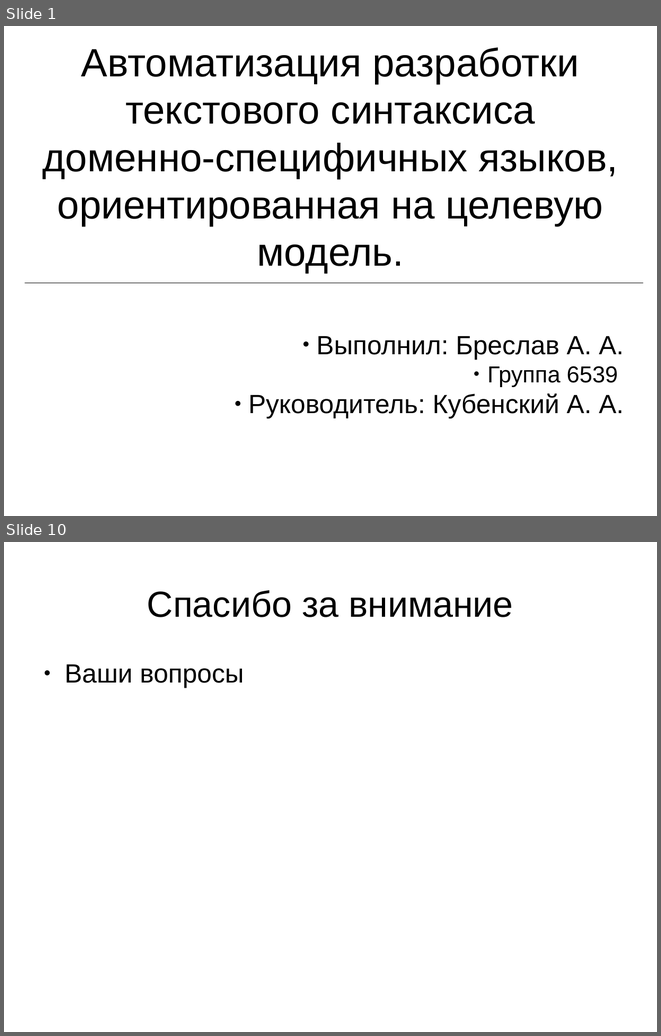
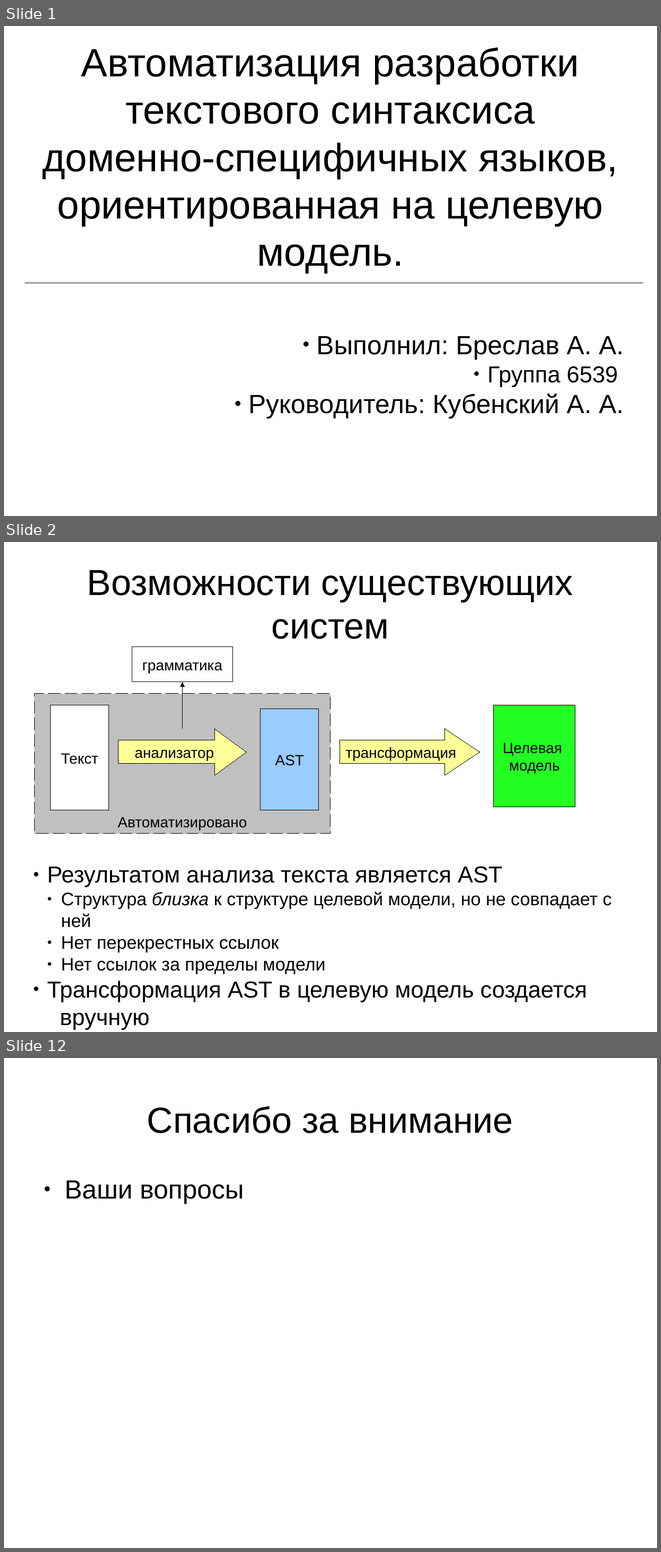
Before and after one commit to abreslav-from-google-code/abreslav, a slide deck: astrans/thesis.rus/Презентация.odp. Shown one above the other, each under a label of ours: slides 1 and 10 before the commit, slides 1, 2 and 12 after it; the slides between them are not shown. The pictures are 661x1036 and 661x1552 pixels, drawn with LibreOffice and Linux fonts; fonts in the diff are those of the drawing. Boxes give left, top, right and bottom in pixels: in the first picture for what was removed or moved away, otherwise in the second. Text is boxed around its words. In the diff, an @@ line names an element or a change of style, - is before the commit and + after.

```diff
--- a/astrans/thesis.rus/Презентация.odp
+++ b/astrans/thesis.rus/Презентация.odp
@@ slide 2 added at (x1=4, y1=542, x2=657, y2=1032), background #FFFFFF @@
@@ title added at (x1=87, y1=570, x2=573, y2=639), 44 pt, text #000000 @@
+Возможности существующих систем
@@ rectangle added at (x1=133, y1=647, x2=233, y2=682), fill #FFFFFF, outline #000000 0 pt, 18 pt, text #000000 @@
+грамматика
@@ elbow arrow added from (183, 729) to (183, 682), #000000 0 pt @@
@@ rectangle added at (x1=34, y1=694, x2=330, y2=834), fill #C0C0C0, outline #000000 0 pt, 18 pt, text #000000 @@
+Автоматизировано
@@ rectangle added at (x1=51, y1=706, x2=109, y2=810), fill #FFFFFF, outline #000000 0 pt, 18 pt, text #000000 @@
+Текст
@@ rectangle added at (x1=261, y1=708, x2=319, y2=810), fill #99CCFF, outline #000000 0 pt, 18 pt, text #000000 @@
+AST
@@ rectangle added at (x1=494, y1=706, x2=576, y2=807), fill #23FF23, outline #000000 0 pt, 18 pt, text #000000 @@
+Целевая
+модель
@@ right arrow added at (x1=118, y1=729, x2=247, y2=775), fill #FFFF99, outline #000000 0 pt, 18 pt, text #000000 @@
+анализатор
@@ right arrow added at (x1=340, y1=729, x2=480, y2=775), fill #FFFF99, outline #000000 0 pt, 18 pt, text #000000 @@
+трансформация
@@ text added at (x1=47, y1=866, x2=612, y2=1030), 22 pt, text #000000 @@
+● Результатом анализа текста является AST
+  ● Структура близка к структуре целевой модели, но не совпадает с ней
+  ● Нет перекрестных ссылок
+  ● Нет ссылок за пределы модели
+● Трансформация AST в целевую модель создается
+  вручную
@@ what was slide 10 is now slide 12 @@
```
Also in this commit, not shown: 3 slides changed, 6 other slides added, 5 slides removed.
